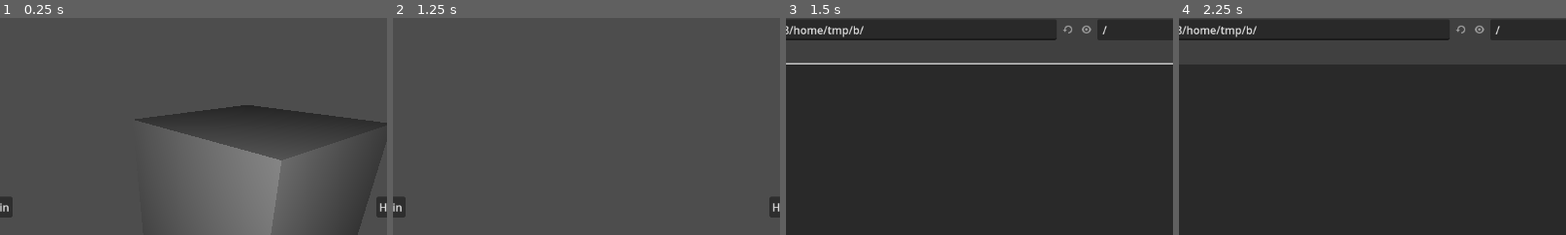
Above: before the commit, frames 1-4 (left to right).
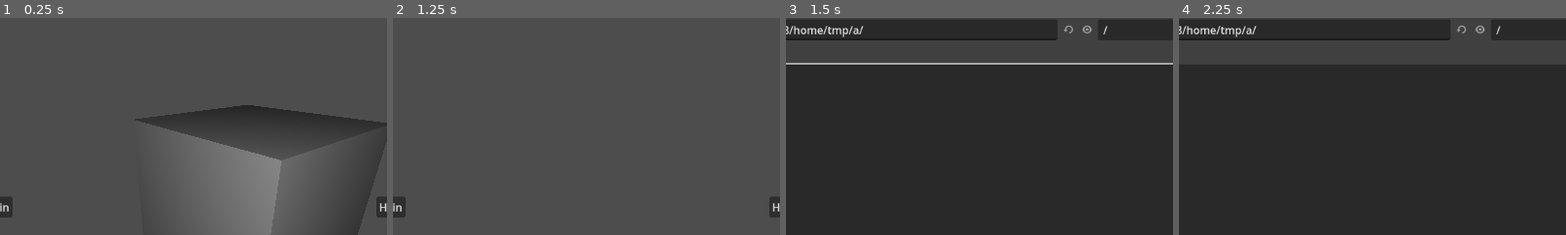
Above: after the commit, the same moments.

Repository: PierceLBrooks/qbog-studio
Game: Godot game, scene res://main.tscn
Two runs of this game, one before a commit and one after it. Both use one fixed random seed, a clock stepped at 60 frames per second and the inputs below.
Inputs (mouse positions are % of the whole screen's width and height, from its top left):
- Up to frame 1 (0.25 s): no input
- Up to frame 2 (1.25 s): tap Enter at 0.5 s; move the mouse to (72, 45) at 0.52 s; hold D from 0.53 s (still down); hold E from 0.53 s (still down); click (72, 45) at 0.67 s
- Up to frame 3 (1.5 s): release D at 1.25 s; release E at 1.25 s; click "Host" at 1.25 s
- Up to frame 4 (2.25 s): click (31, 95) at 2.02 s; type "12" at 2.1 s
The pictures show only the part of the screen within x 25-75%, y 6-56%; the shares and areas given below are measured in that part.

Frames 1-2 are identical in both runs. In frame 3, 0.2% of the frame differs, in the area x 17-83%, y 3-10%; in frame 4, 0.2%.

Commit message:
"idk lol"

Diff:
--- a/qbogStudio/Host.gd
+++ b/qbogStudio/Host.gd
@@ -27,4 +27,7 @@
 		return
 	var script = get_tree().get_root().get_node("Root").find_child("BVH").get_script()
 	var child = script.load_bvh_filename(file)
-	get_tree().get_root().get_node("Root").add_child(child)
+	print(str(child))
+	if child == null:
+		return
+	#get_tree().get_root().get_node("Root").add_child(child)
--- a/qbogStudio/bvh.gd
+++ b/qbogStudio/bvh.gd
@@ -126,6 +126,15 @@
 	# This will do all of the node reading and accessing, next to ready.
 	var config = Dictionary()
 	if that == null:
+		config[SKELETON_PATH] = "/Root/Skeleton3D"
+		config[ANIM_PLAYER_NAME] = "/Root/AnimationPlayer"
+		config[NEW_ANIM_NAME] = "BVH"
+		config[IGNORE_OFFSETS] = false
+		config[TRANSFORM_SCALING] = 1.0
+		config[AXIS_ORDER] = AXIS_ORDERING.NATIVE
+		config[RIGHT_VECTOR] = Vector3(1.0, 0.0, 0.0)
+		config[UP_VECTOR] = Vector3(0.0, 1.0, 0.0)
+		config[FORWARD_VECTOR] = Vector3(0.0, 0.0, 1.0)
 		return config
 	config[SKELETON_PATH] = that.skeleton_path_input.text
 	config[ANIM_PLAYER_NAME] = that.animation_player_name_input.text
@@ -233,7 +242,12 @@
 	var bone_index_map:Dictionary = hdata[2]
 	var bone_offsets:Dictionary = hdata[3]
 
-	return parse_motion(root_bone_name, bone_names, bone_index_map, bone_offsets, motion_lines, that)
+	var children = parse_motion(root_bone_name, bone_names, bone_index_map, bone_offsets, motion_lines, that)
+	if (len(children) < 2):
+		return null
+	var child = children[0]
+	var animation = children[1]
+	return child
 
 static func parse_bvh(fulltext: String, that: Node = null) -> Array:
 	# Split the fulltext by the elements from HIERARCHY to MOTION, and MOTION until the end of file.
@@ -321,11 +335,13 @@
 	return [root_bone, bone_names, bone_index_map, bone_offsets]
 
 # WARNING: This method will mutate the input text array.
-static func parse_motion(root: String, bone_names: Array, bone_index_map: Dictionary, bone_offsets: Dictionary, text: Array, that: Node = null) -> Animation:
+static func parse_motion(root: String, bone_names: Array, bone_index_map: Dictionary, bone_offsets: Dictionary, text: Array, that: Node = null) -> Array:
+	var output = null
 	var config = get_config_data(that)
 
 	if not SKELETON_PATH in config:
-		return null
+		printerr("SKELETON_PATH is null.")
+		return []
 
 	var rig_name = config[SKELETON_PATH]
 
@@ -411,7 +427,7 @@
 			# CAVEAT SCRIPTOR: rotation_*_index is not valid after this operation!
 
 			# Apply bone-name remapping _just_ before we actually set the track.
-			if config[BONE_REMAPPING_JSON].has(bone_name):
+			if config.has(BONE_REMAPPING_JSON) and config[BONE_REMAPPING_JSON].has(bone_name):
 				bone_name = config[BONE_REMAPPING_JSON][bone_name]
 				# TODO: Option to skip unmapped bones.  Leaving as is for now because people can remove them manually.
 
@@ -426,7 +442,7 @@
 			#animation.track_insert_key(track_index, step*timestep, transform)
 		step += 1
 
-	return animation
+	return [output, animation]
 
 class FirstIndexSort:
 	static func sort_ascending(a, b):
--- a/qbogStudio/main.tscn
+++ b/qbogStudio/main.tscn
@@ -57,3 +57,7 @@
 offset_right = 40.0
 offset_bottom = 40.0
 script = ExtResource("5_q1pc1")
+
+[node name="Skeleton3D" type="Skeleton3D" parent="."]
+
+[node name="AnimationPlayer" type="AnimationPlayer" parent="."]
